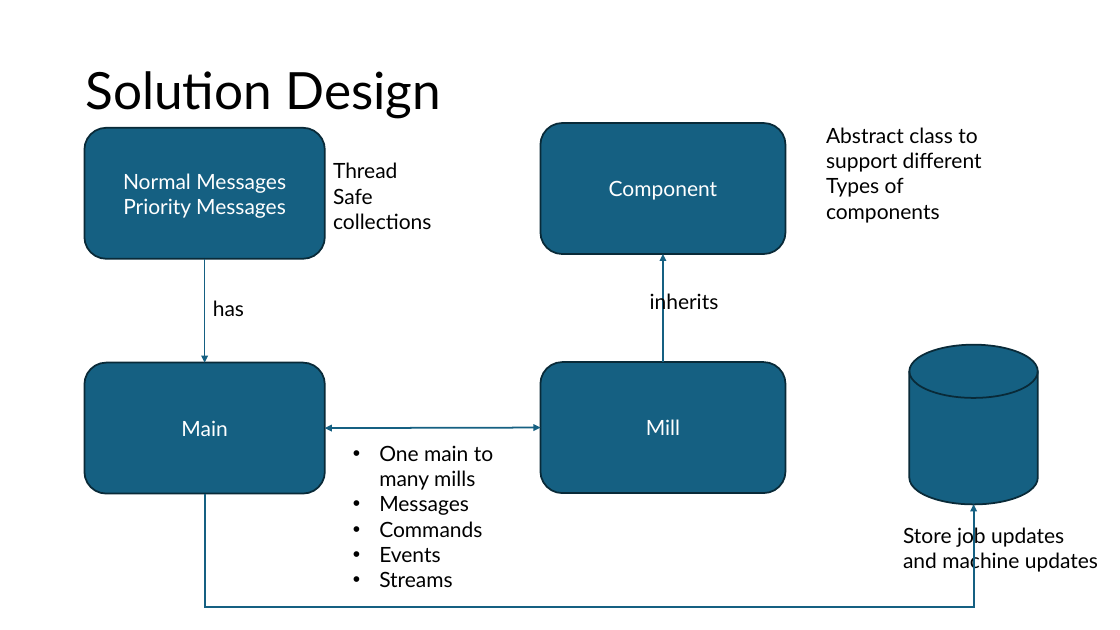
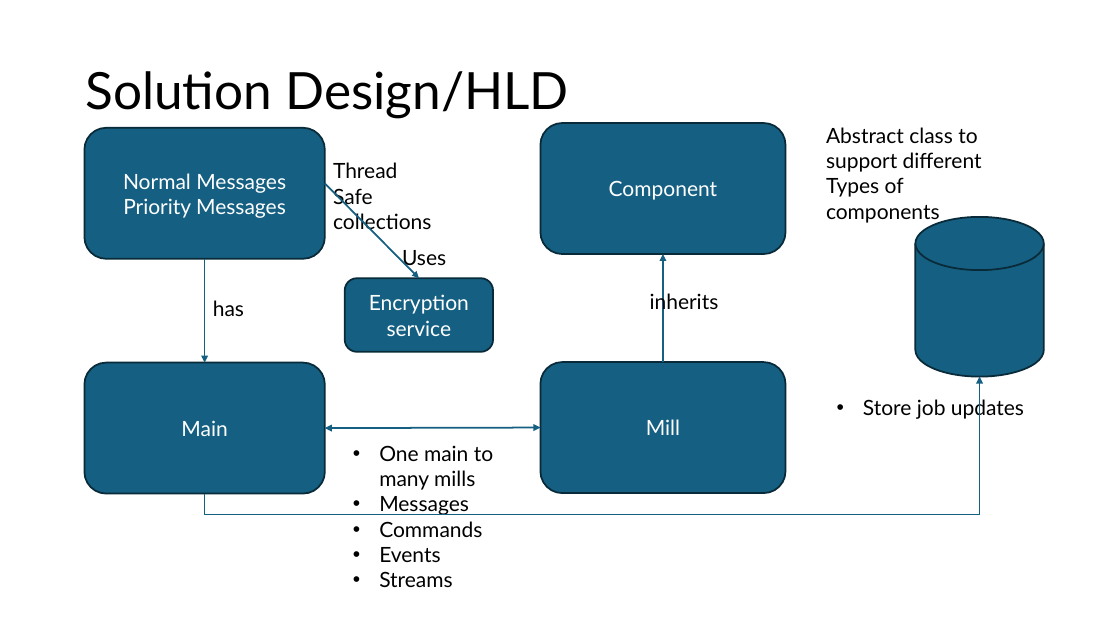
Before and after one commit to pankajkhara/advansys, a slide deck: slide 4 of docs/Assignment.pptx. Drawn at 1120x630 pixels with LibreOffice and Linux fonts; fonts in the diff are those of the drawing. Boxes give left, top, right and bottom in pixels: in the first picture for what was removed or moved away, otherwise in the second. Text is boxed around its words. In the diff, an @@ line names an element or a change of style, - is before the commit and + after.

```diff
--- a/docs/Assignment.pptx
+++ b/docs/Assignment.pptx
@@ title at box(85, 71, 568, 119): text changed @@
-Solution Design
+Solution Design/HLD
@@ arrow added from (325, 183) to (419, 278), #156082 1.5 pt @@
@@ cylinder: place and size @@
-cylinder at box(910, 344, 1038, 504)
+cylinder at box(916, 217, 1044, 376)
@@ text added at box(402, 250, 446, 270), 18 pt, text #000000 @@
+Uses
@@ rounded rectangle added at box(344, 278, 493, 352), fill #156082, outline #092A39 1.5 pt, 18 pt, text #FFFFFF @@
+Encryption service
@@ elbow arrow moved from (205, 494) - (974, 505) to (205, 494) - (980, 376) @@
@@ text "Store job updates": place and size @@
-text "Store job updates" at box(903, 525, 1098, 573)
+text "Store job updates" at box(863, 397, 1024, 420)
@@ text "Store job updates" at box(863, 397, 1024, 420): bullet none to • @@
@@ text at box(903, 550, 1098, 573): paragraph removed @@
-and machine updates
```
Also in this commit, not shown: 4 other slides changed, 2 slides added, 3 other files.
